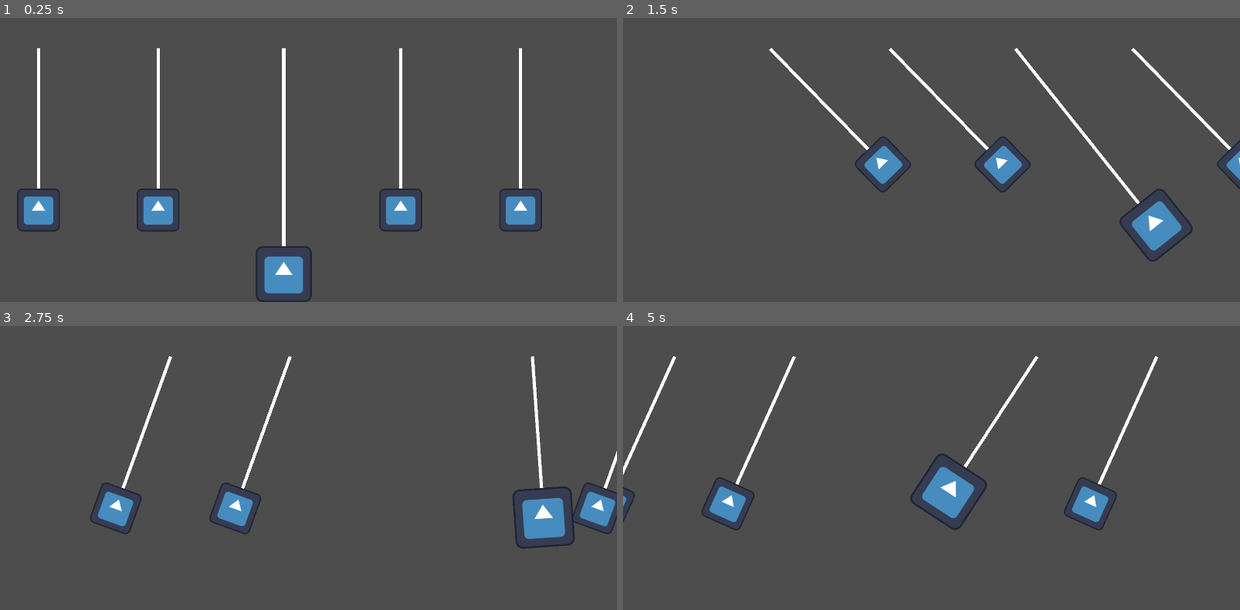
Above: before the commit, frames 1-4 (two rows, left to right).
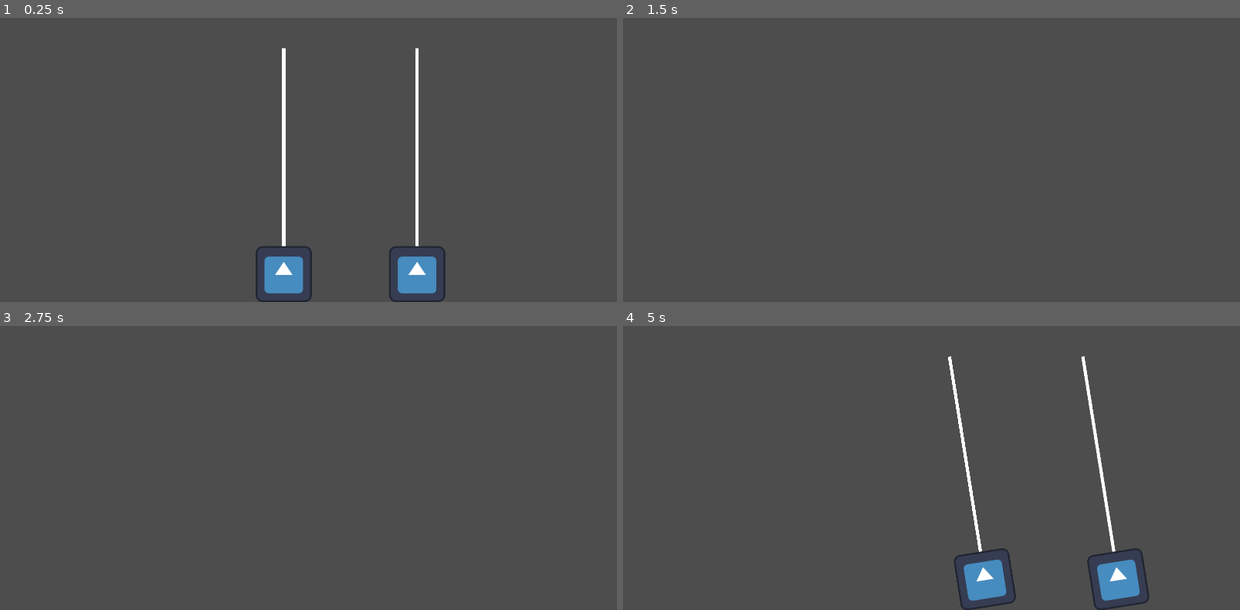
Above: after the commit, the same moments.

Repository: HEKEPOIU/gmtk_2024
Game: Godot game, scene res://scene/main.tscn
Two runs of this game, one before a commit and one after it. Both use one fixed random seed, a clock stepped at 60 frames per second and the inputs below. The engine's default icon, where the game draws it, is replaced by a stand-in: a white triangle on a blue panel in a dark square.
Inputs:
- Up to frame 1 (0.25 s): no input
- Up to frame 2 (1.5 s): tap Enter at 0.5 s; hold Right 0.53-1.28 s; hold Left from 1.28 s (still down)
- Up to frame 3 (2.75 s): release Left at 2.03 s; hold Right from 2.03 s (still down)
- Up to frame 4 (5 s): release Right at 3.53 s; hold Left from 3.53 s (still down)

The runs differ from the first frame. In frame 1, 5.0% of the frame differs, in the area x 2-88%, y 10-100%; in frame 2, 3.7%; in frame 3, 3.9%; in frame 4, 6.3%, in the area x 0-87%, y 10-100%.

Commit message:
Add is_follow option.

Diff:
--- a/scene/main.tscn
+++ b/scene/main.tscn
@@ -6,50 +6,22 @@
 
 [node name="Pendulum" parent="." instance=ExtResource("1_ahh23")]
 position = Vector2(883, 293)
-move_velocity = 10.0
+move_velocity = 2000.0
 length = 700.0
 gravity = 200.0
+end_point_move_multiplier = 1.0
 mass = 10.0
 min_mass = 1.0
 max_mass = 100.0
 is_current = true
 
 [node name="Pendulum2" parent="." instance=ExtResource("1_ahh23")]
-position = Vector2(1247, 293)
-move_velocity = 10.0
-length = 500.0
+position = Vector2(1298, 293)
+move_velocity = 2000.0
+length = 700.0
 gravity = 200.0
-mass = 2.0
+end_point_move_multiplier = 1.0
+mass = 10.0
 min_mass = 1.0
 max_mass = 100.0
 is_current = false
-
-[node name="Pendulum3" parent="." instance=ExtResource("1_ahh23")]
-position = Vector2(1620, 293)
-move_velocity = 10.0
-length = 500.0
-gravity = 200.0
-mass = 2.0
-min_mass = 1.0
-max_mass = 100.0
-is_current = false
-
-[node name="Pendulum4" parent="." instance=ExtResource("1_ahh23")]
-position = Vector2(492, 293)
-move_velocity = 10.0
-length = 500.0
-gravity = 200.0
-mass = 2.0
-min_mass = 1.0
-max_mass = 100.0
-is_current = false
-
-[node name="Pendulum5" parent="." instance=ExtResource("1_ahh23")]
-position = Vector2(120, 293)
-move_velocity = 10.0
-length = 500.0
-gravity = 200.0
-mass = 2.0
-min_mass = 1.0
-max_mass = 100.0
-is_current = false
--- a/src/pendulum.gd
+++ b/src/pendulum.gd
@@ -9,9 +9,11 @@
 var move_dir: int = 0
 var prev_pos: Vector2
 @export var move_velocity: float = 5
+@export var is_follow: bool = true
 
 @export var length: float = 500
 @export var gravity: float = 24
+@export var end_point_move_multiplier: float = 5
 var damping: float:
 	get:
 		return remap(mass, min_mass, max_mass, 0.995, 0.99)
@@ -37,7 +39,7 @@
 	prev_pos = global_position
 	process_velocity(delta, pos_diff)
 	update_position(delta, pos_diff)
-	move()
+	move(delta)
 
 
 func _process(_delta: float) -> void:
@@ -47,8 +49,8 @@
 		move_dir += 1
 
 
-func move() -> void:
-	position.x += move_dir * move_velocity
+func move(delta: float) -> void:
+	position.x += move_dir * move_velocity * delta
 	move_dir = 0
 
 
@@ -63,7 +65,8 @@
 
 
 func update_position(delta: float, pos_dif: Vector2) -> void:
-	angle += move_dir * delta * abs(pos_dif.x) * move_velocity * delta
+	if is_follow:
+		angle += move_dir * delta * abs(pos_dif.x) * delta * end_point_move_multiplier
 
 
 func process_velocity(delta: float, _pivot_pos_diff: Vector2) -> void:
